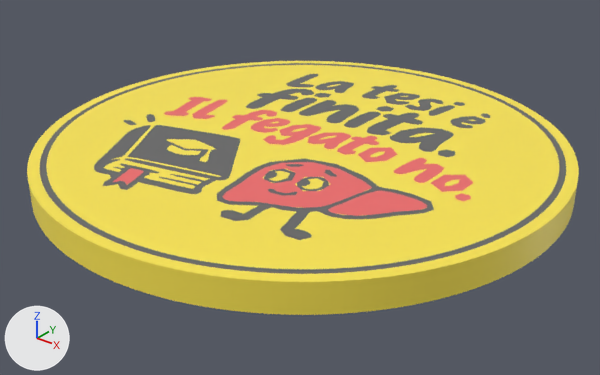
The glTF model public/products/sottobicchiere-tesi-finita-fegato.glb as it was, and as the next commit left it.
Camera for both pictures: a 50 mm lens placed at (0.068, -0.0856, 0.0494), pointed at (0.0011, -0.0019, -0.0025). Lighting does not change. The marker at lower left points along +X, +Y and +Z. The picture after the commit comes second. Where no turn or scale is listed for an object, it has been applied to the vertices. Vertices at exactly the same position are counted once.

Objects in the first picture: 'coaster_accent', 'coaster_base', 'coaster_ink'.
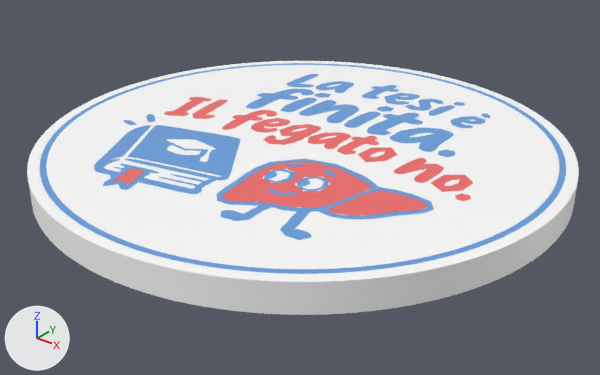
The edits, one by one:
me_coaster_base has 3690 vertices, 7378 faces and spans x -0.0375..0.0375, y -0.0375..0.0375, z 0.0..0.004.
me_coaster_base is used by ob_coaster_base; location (0.0, 0.0, 0.0).
me_coaster_base part 1: 7378 faces centred in x -0.0375..0.0375, y -0.0375..0.0375, z 0.0..0.004 are repainted in the vertex colours; the middle colour goes from yellow #fde751 to white #ffffff.
me_coaster_ink has 3036 vertices, 6004 faces and spans x -0.0359..0.0359, y -0.0359..0.0359, z 0.0034..0.004.
me_coaster_ink is used by ob_coaster_ink; location (0.0, 0.0, 0.0).
me_coaster_ink part 2: 6004 faces centred in x -0.0359..0.0359, y -0.0359..0.0359, z 0.0034..0.004 are repainted in the vertex colours; the middle colour goes from dark grey #666666 to blue #699fdd.

Where the change shows, as pixel boxes [x1, y1, x2, y2] in the pictures (600 x 375 px):
part 1 of me_coaster_base, recoloured (yellow to white)
    both: [27, 61, 579, 315]
part 2 of me_coaster_ink, recoloured (dark grey to blue)
    both: [40, 63, 566, 274]
